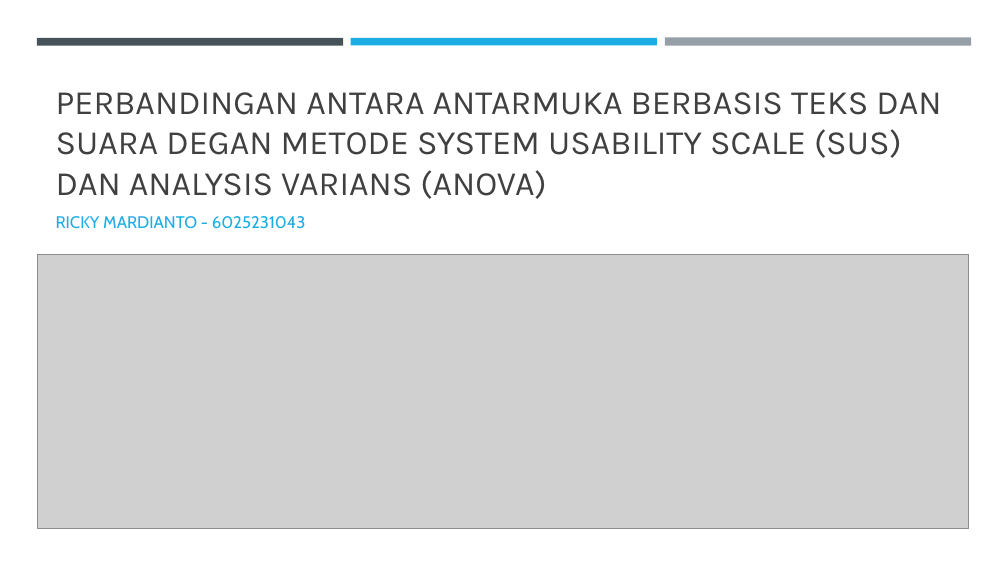
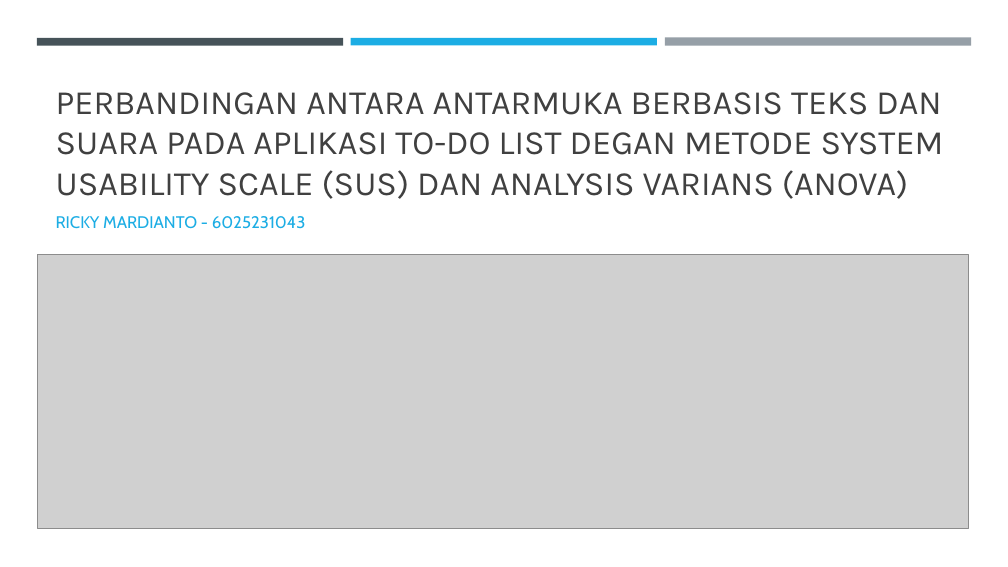
Before and after one commit to tdimk2023p/final-project-Rycmio, a slide deck: slide 1 of Final Project IMK/ppt tugas lapor empirik IMK.pptx. Drawn at 1008x567 pixels with LibreOffice and Linux fonts; fonts in the diff are those of the drawing; grey boxes stand for pictures. Boxes give left, top, right and bottom in pixels: in the first picture for what was removed or moved away, otherwise in the second. Text is boxed around its words. In the diff, an @@ line names an element or a change of style, - is before the commit and + after.

```diff
--- a/Final Project IMK/ppt tugas lapor empirik IMK.pptx
+++ b/Final Project IMK/ppt tugas lapor empirik IMK.pptx
@@ title at (56, 92, 944, 199): text changed @@
-PERBANDINGAN ANTARA ANTARMUKA BERBASIS TEKS DAN SUARA DEGAN METODE SYSTEM USABILITY SCALE (SUS) DAN ANALYSIS VARIANS (ANOVA)
+PERBANDINGAN ANTARA ANTARMUKA BERBASIS TEKS DAN SUARA PADA APLIKASI TO-DO LIST DEGAN METODE SYSTEM USABILITY SCALE (SUS) DAN ANALYSIS VARIANS (ANOVA)
```
Also in this commit, not shown: 1 other file.
